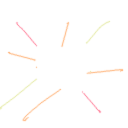
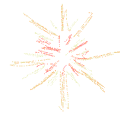
The second 128px x 128px image is a revision of the first. Changes to its layers:
painted on "8" over [0, 3, 124, 122]
